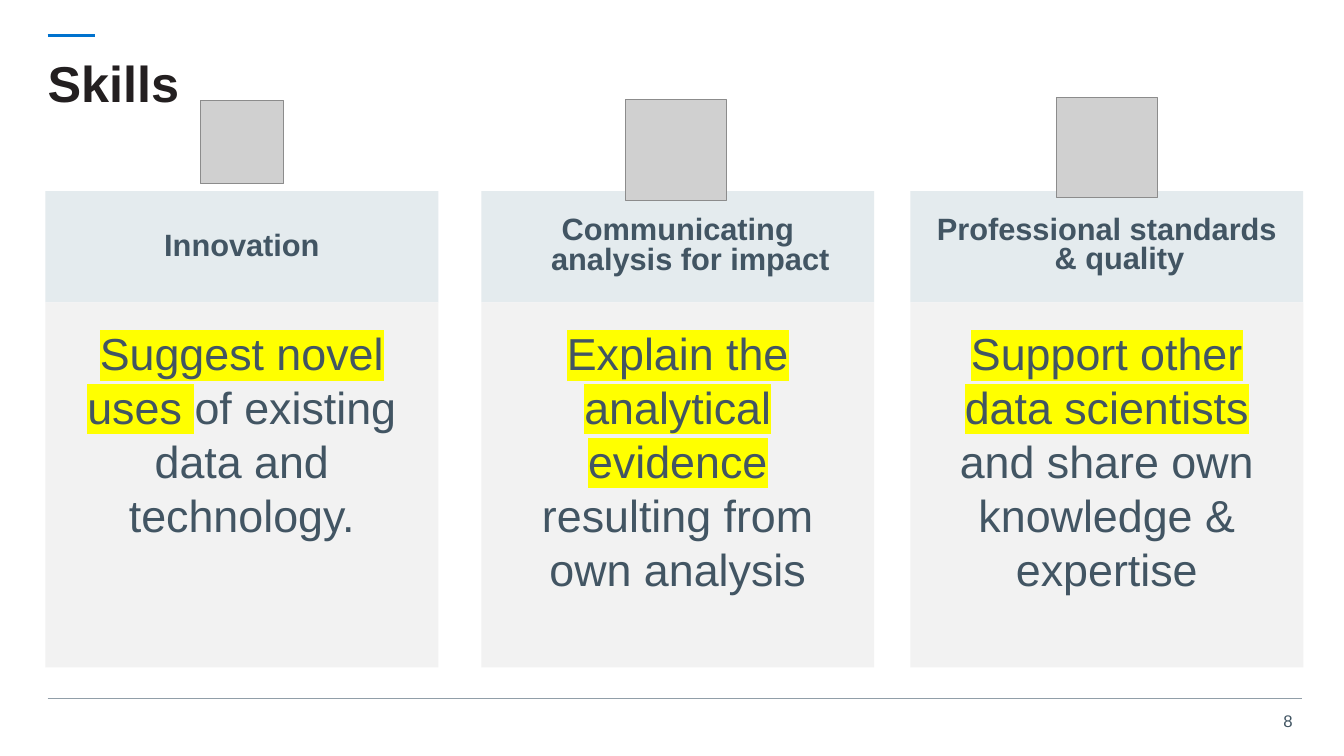
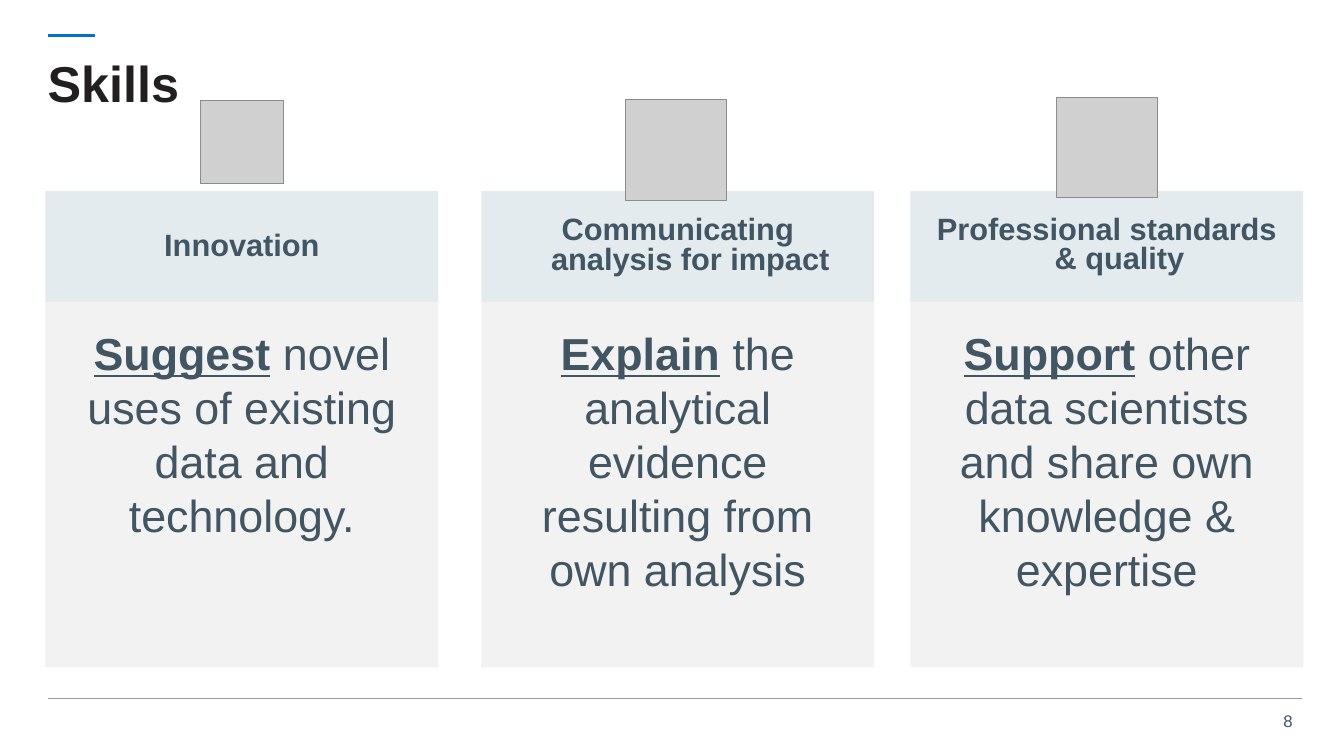
Before and after one commit to NHSDigital/datascience-seminars, a slide deck: slide 8 of All_materials/20230528_School_outreach/Outreach.pptx. Drawn at 1344x756 pixels with LibreOffice and Linux fonts; fonts in the diff are those of the drawing; grey boxes stand for pictures; background and template pictures are left out. Boxes give left, top, right and bottom in pixels: in the first picture for what was removed or moved away, otherwise in the second. Text is boxed around its words. In the diff, an @@ line names an element or a change of style, - is before the commit and + after.

```diff
--- a/All_materials/20230528_School_outreach/Outreach.pptx
+++ b/All_materials/20230528_School_outreach/Outreach.pptx
@@ text "Suggest novel uses of existing ..." at (45,302,439,667): highlight #FFFF00 to none in "Suggest novel uses"; bold on, underline on in "Suggest" @@
@@ text "Explain the analytical evidence resulting ..." at (482,302,875,667): highlight #FFFF00 to none in "Explain the analytical evidence"; bold on, underline on in "Explain" @@
@@ text "Support other data scientists and ..." at (910,302,1304,667): highlight #FFFF00 to none in "Support other data scientists"; bold on, underline on in "Support" @@
```
Also in this commit, not shown: 4 other slides changed, 1 slide removed.
